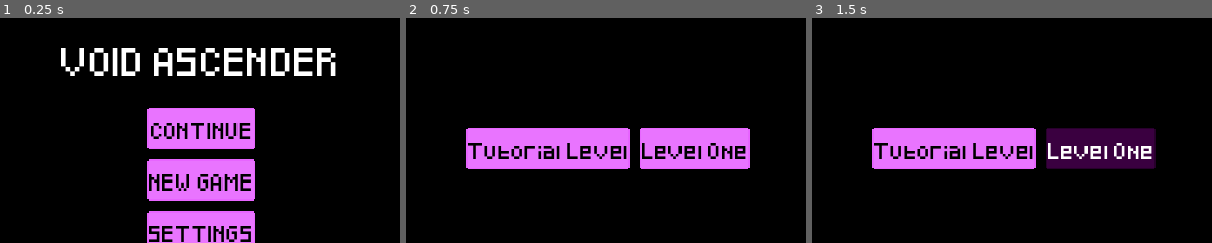
Above: before the commit, frames 1-3 (left to right).
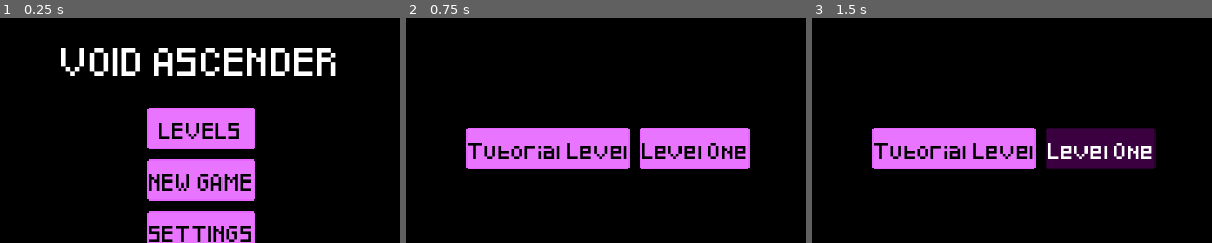
Above: after the commit, the same moments.

Repository: StormLight14/void-ascender
Game: Godot game, scene res://ui/menu/menu_ui.tscn
Two runs of this game, one before a commit and one after it. Both use one fixed random seed, a clock stepped at 60 frames per second and the inputs below. Sound files missing from this copy of the repository are replaced by a short silence.
Inputs:
- Up to frame 1 (0.25 s): no input
- Up to frame 2 (0.75 s): click "CONTINUE" (after the commit: "LEVELS") at 0.5 s
- Up to frame 3 (1.5 s): click "Level One" at 1.25 s
The pictures show only the part of the screen within x 25-75%, y 8-58%; the shares and areas given below are measured in that part.

The runs differ from the first frame. In frame 1, 1.2% of the frame differs, in the area x 37-63%, y 46-54%; in frame 2, nothing differs; in frame 3, nothing differs.

Commit message:
change "continue" to more accurate "levels"

Diff:
--- a/autoloads/Global.gd
+++ b/autoloads/Global.gd
@@ -10,11 +10,27 @@
 	%BroadcastTimer.start()
 	%AnimationPlayer.play("broadcast_fade_in")
 
-func show_hint(hint_message):
+func show_hint(_hint_message):
 	pass
 
 func _on_broadcast_timer_timeout():
 	%AnimationPlayer.play("broadcast_fade_out")
 
 func save_game():
-	pass
+	var save_dict = {
+		"level_data": {
+			0: { # tutorial
+				"completed": false,
+				"last_checkpoint": Vector2(0, 0)
+			},
+			1: {
+				"completed": false,
+				"last_checkpoint": Vector2(0, 0)
+			},
+			2: {
+				"completed": false,
+				"last_checkpoint": Vector2(0, 0)
+			},
+		},
+		"deaths": 0
+	}
--- a/autoloads/Music.tscn
+++ b/autoloads/Music.tscn
@@ -11,6 +11,6 @@
 unique_name_in_owner = true
 volume_db = -10.0
 autoplay = true
-max_distance = 5000.0
+max_distance = 100000.0
 
 [connection signal="finished" from="MusicPlayer" to="." method="_on_music_player_finished"]
--- a/ui/menu/menu_ui.tscn
+++ b/ui/menu/menu_ui.tscn
@@ -46,7 +46,7 @@
 [node name="LevelSelect" type="Button" parent="CenterContainer/VBoxContainer"]
 layout_mode = 2
 theme = ExtResource("2_bl1fl")
-text = "CONTINUE"
+text = "LEVELS"
 
 [node name="NewGame" type="Button" parent="CenterContainer/VBoxContainer"]
 layout_mode = 2
